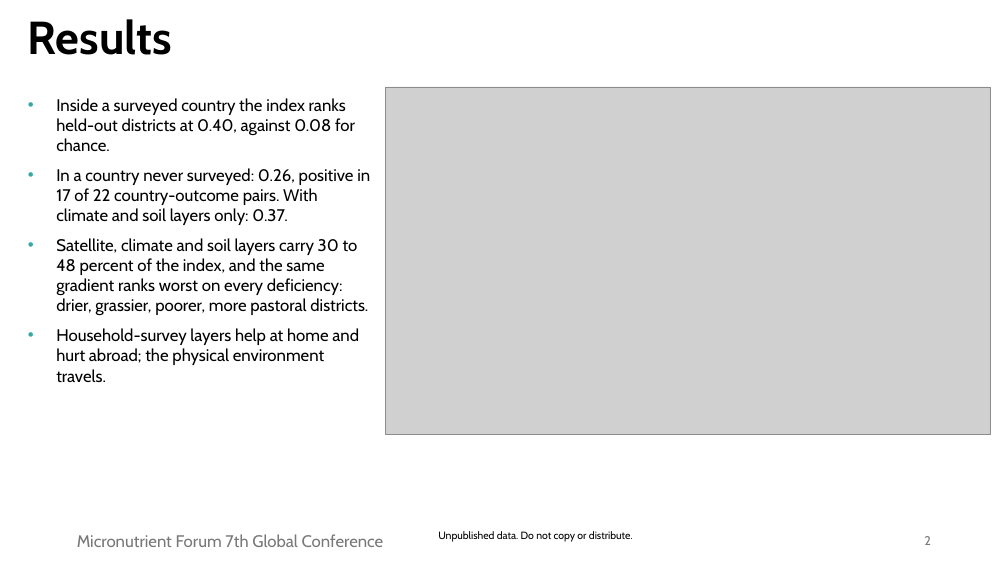
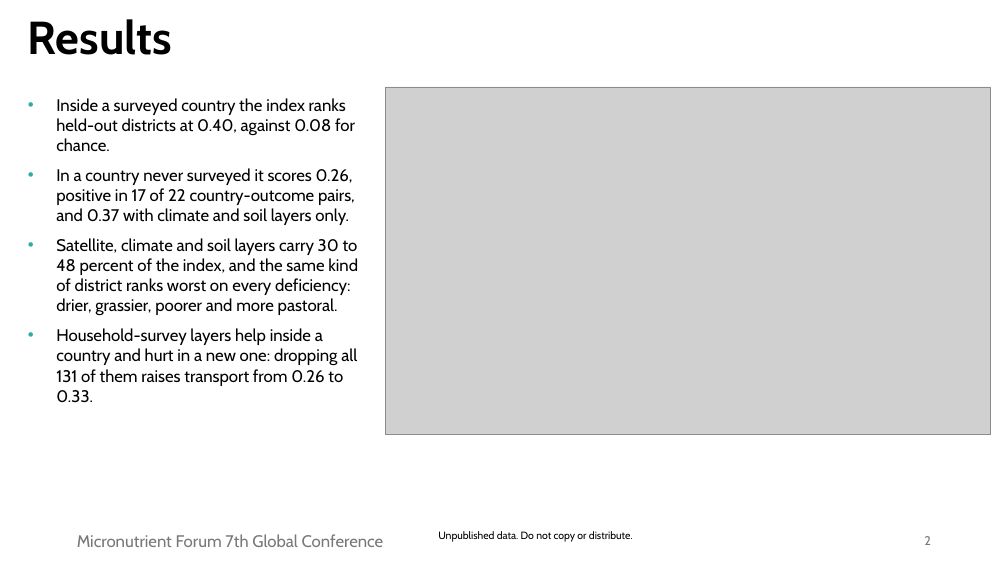
Before and after one commit to amertens/mn-prediction, a slide deck: slide 2 of docs/slides/MN-proxy-lightning-MNF2026.pptx. Drawn at 1008x567 pixels with LibreOffice and Linux fonts; fonts in the diff are those of the drawing; grey boxes stand for pictures; background and template pictures are left out. Boxes give left, top, right and bottom in pixels: in the first picture for what was removed or moved away, otherwise in the second. Text is boxed around its words. In the diff, an @@ line names an element or a change of style, - is before the commit and + after.

```diff
--- a/docs/slides/MN-proxy-lightning-MNF2026.pptx
+++ b/docs/slides/MN-proxy-lightning-MNF2026.pptx
@@ text at box(56, 168, 358, 403): text changed @@
-• In a country never surveyed: 0.26, positive in 17 of 22 country-outcome pairs. With climate and soil layers only: 0.37.
-• Satellite, climate and soil layers carry 30 to 48 percent of the index, and the same gradient ranks worst on every deficiency: drier, grassier, poorer, more pastoral districts.
-• Household-survey layers help at home and hurt abroad; the physical environment travels.
+• In a country never surveyed it scores 0.26, positive in 17 of 22 country-outcome pairs, and 0.37 with climate and soil layers only.
+• Satellite, climate and soil layers carry 30 to 48 percent of the index, and the same kind of district ranks worst on every deficiency: drier, grassier, poorer and more pastoral.
+• Household-survey layers help inside a country and hurt in a new one: dropping all 131 of them raises transport from 0.26 to 0.33.
```
Also in this commit, not shown: 1 other slide changed, 3 other files.
